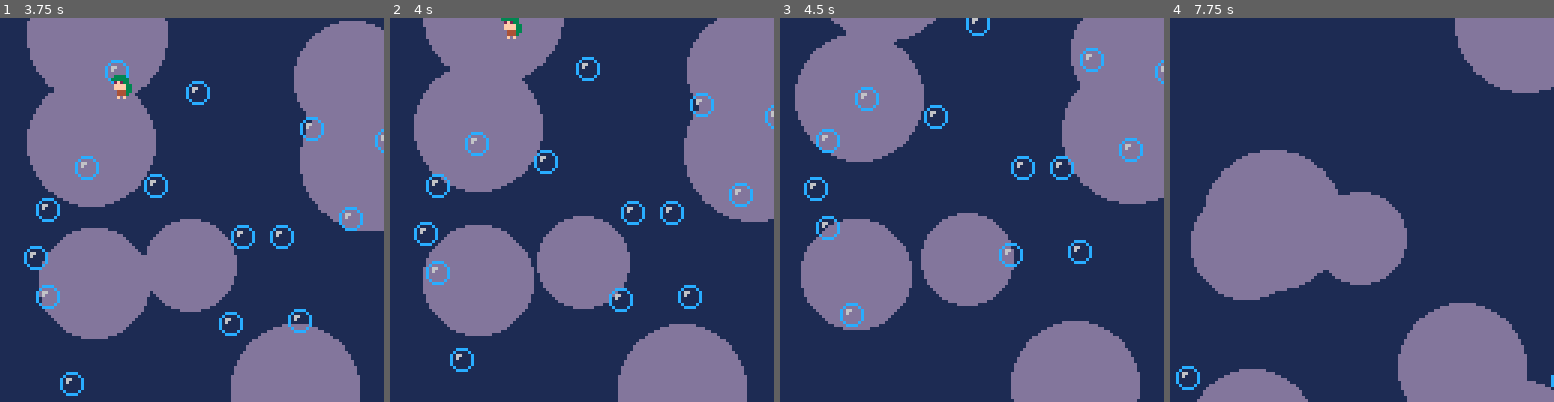
Above: before the commit, frames 1-4 (left to right).
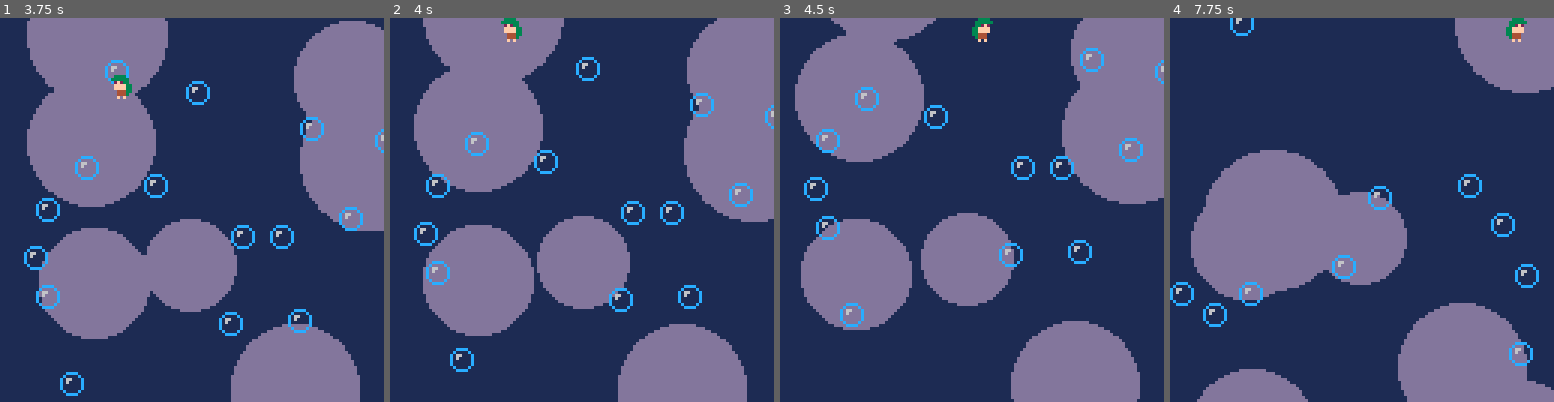
Above: after the commit, the same moments.

Repository: kvognar/bubble-booper
Game: PICO-8 cartridge collab16.p8
The game is run twice, just before and just after one commit, with the same random seed, the same clock (stepped at 60 frames per second) and the same inputs.
Inputs:
- Up to frame 1 (3.75 s): tap X (X key) at 0.33, 1.07, 1.85, 2.97 s; hold Right 1.6-2.1 s; hold Right 2.47-3.03 s; hold Left 3.08-3.58 s
- Up to frame 2 (4 s): no input
- Up to frame 3 (4.5 s): hold Right from 4.02 s (still down); tap X (X key) at 4.08 s
- Up to frame 4 (7.75 s): release Right at 4.68 s; hold Left 5.08-5.68 s; tap X (X key) at 5.2, 6.32, 7.43 s; hold Right 6.08-6.58 s; hold Right 6.63-7.13 s; hold Right from 7.5 s (still down)

Frame 1 is identical in both runs. In frame 2, 0.1% of the frame differs, in the area x 28-35%, y 0-7%; in frame 3, 0.3%; in frame 4, 1.8%, in the area x 0-100%, y 0-97%.

Commit message:
a roof over your head

Diff:
--- a/collab16.p8
+++ b/collab16.p8
@@ -54,6 +54,7 @@
   pl.x+=pl.dx
   pl.y+=pl.dy
   pl.x=mid(pl.x,0,122)
+  pl.y=max(pl.y,0)
 
   if pl.y>140 then
    --die
Not shown, changed: 24 lines of the sprite sheet (__gfx__) section of collab16.p8
Not shown, added: bubble_booper.gif
